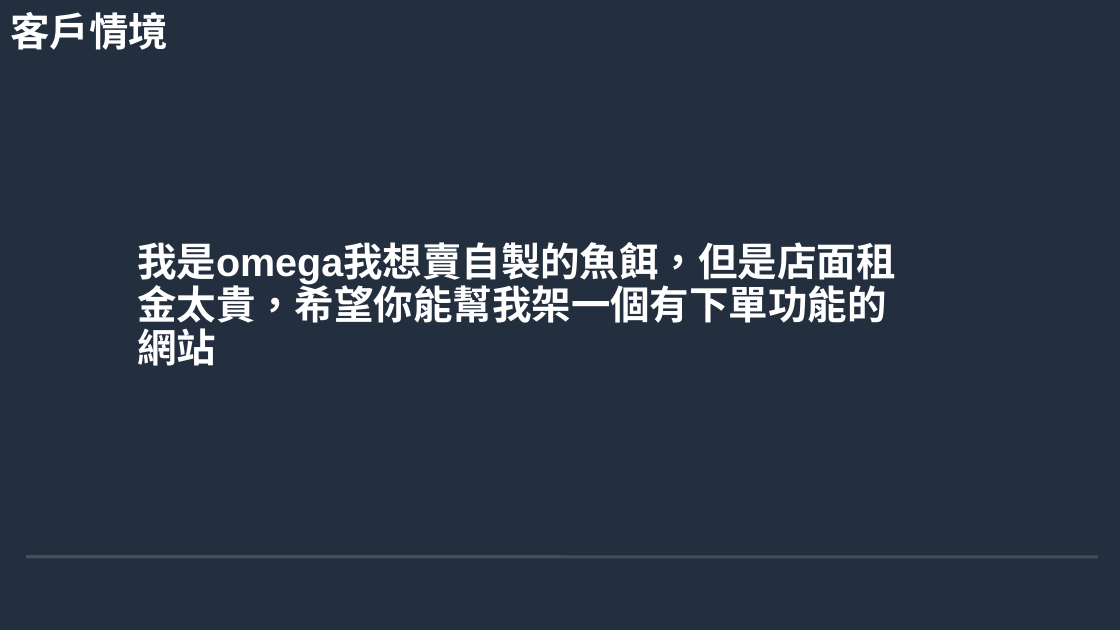
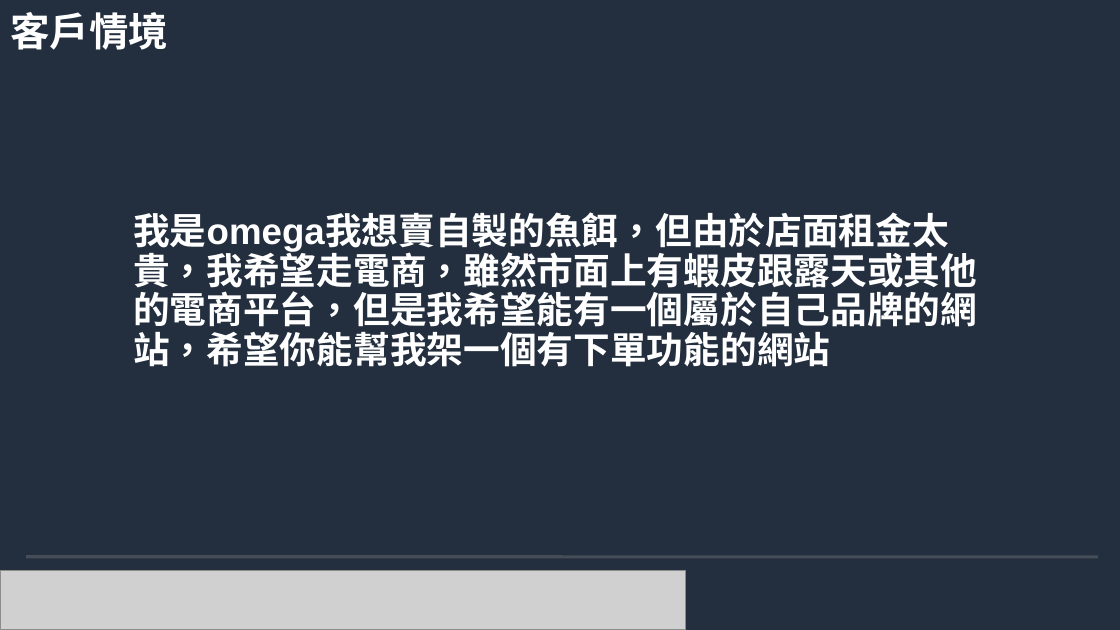
Before and after one commit to andygithub9/cfc104_2, a slide deck: slide 5 of 104.odp. Drawn at 1120x630 pixels with LibreOffice and Linux fonts; fonts in the diff are those of the drawing; grey boxes stand for pictures; background and template pictures are left out. Boxes give left, top, right and bottom in pixels: in the first picture for what was removed or moved away, otherwise in the second. Text is boxed around its words. In the diff, an @@ line names an element or a change of style, - is before the commit and + after.

```diff
--- a/104.odp
+++ b/104.odp
@@ title at bbox=[133, 212, 977, 367]: text changed; size 28 to 26 pt @@
-我是omega我想賣自製的魚餌，但是店面租金太貴，希望你能幫我架一個有下單功能的網站
+我是omega我想賣自製的魚餌，但由於店面租金太貴，我希望走電商，雖然市面上有蝦皮跟露天或其他的電商平台，但是我希望能有一個屬於自己品牌的網站，希望你能幫我架一個有下單功能的網站
@@ picture added at bbox=[0, 571, 686, 630] @@
```
Also in this commit, not shown: 26 other slides changed, 2 slides added, 1 slide removed, 2 other files.
